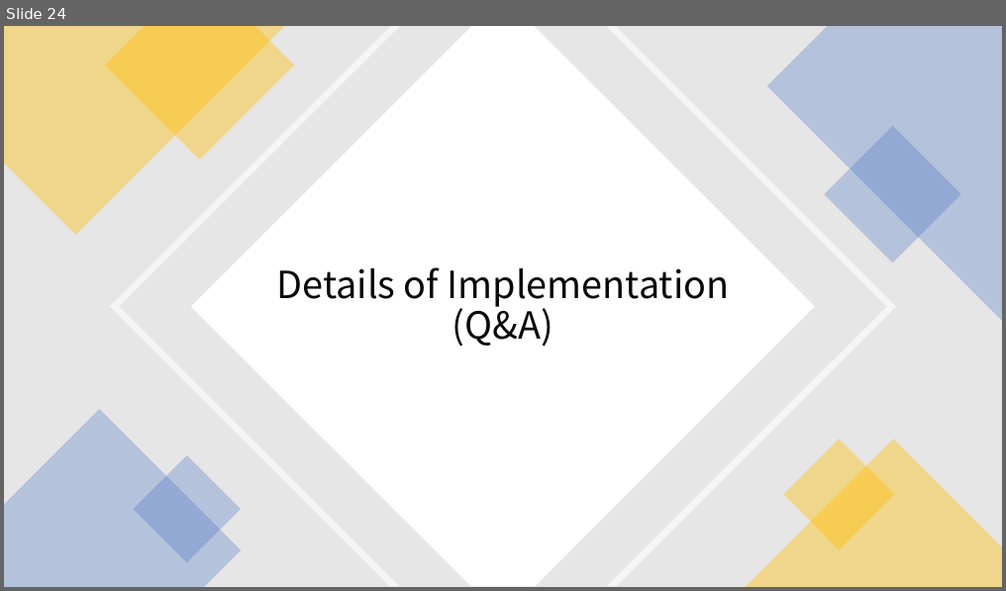
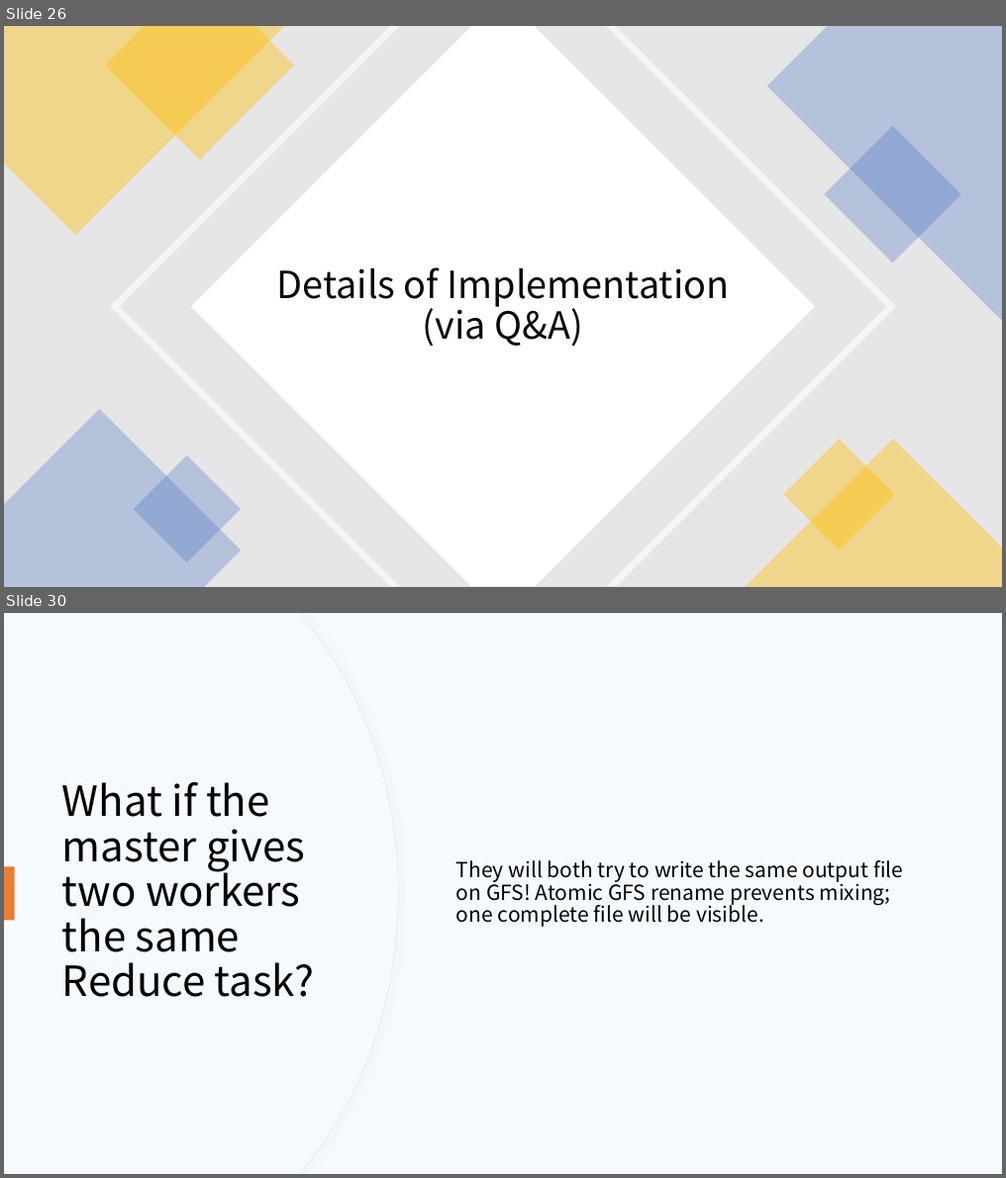
Before and after one commit to ifsheldon/OSLearning, a slide deck: project/MapReduce/pre.pptx. Shown one above the other, each under a label of ours: slide 24 before the commit, slides 26 and 30 after it; the slides between them are not shown. The pictures are 1006x591 and 1006x1178 pixels, drawn with LibreOffice and Linux fonts; fonts in the diff are those of the drawing. Boxes give left, top, right and bottom in pixels: in the first picture for what was removed or moved away, otherwise in the second. Text is boxed around its words. In the diff, an @@ line names an element or a change of style, - is before the commit and + after.

Commit message:
MapReduce pre

```diff
--- a/project/MapReduce/pre.pptx
+++ b/project/MapReduce/pre.pptx
@@ slide 30 added at bbox=[4, 613, 1002, 1174], background #F5FAFF @@
@@ freeform shape added at bbox=[4, 613, 399, 1174], fill #F5FAFF, outline #E6E6E6 0.75 pt @@
@@ freeform shape added at bbox=[4, 613, 398, 1174], fill #F5FAFF @@
@@ title added at bbox=[62, 782, 315, 997], 40 pt, text #000000 @@
+What if the master gives two workers the same Reduce task?
@@ rectangle added at bbox=[4, 866, 15, 921], fill #ED7D31 @@
@@ text added at bbox=[456, 861, 903, 927], 20 pt, text #000000 @@
+They will both try to write the same output file on GFS! Atomic GFS rename prevents mixing; one complete file will be visible.
@@ what was slide 24 is now slide 26 @@
@@ slide 26 changed as well @@
@@ title at bbox=[277, 268, 730, 347]: text changed @@
-Details of Implementation (Q&A)
+Details of Implementation (via Q&A)
```
Also in this commit, not shown: 10 other slides changed, 8 other slides added, 6 slides removed, 1 other file.
